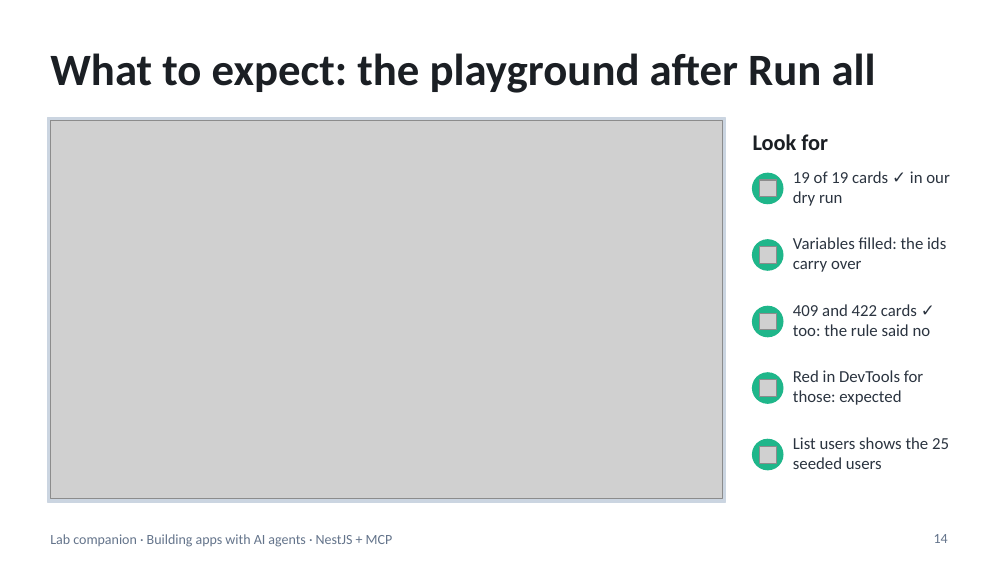
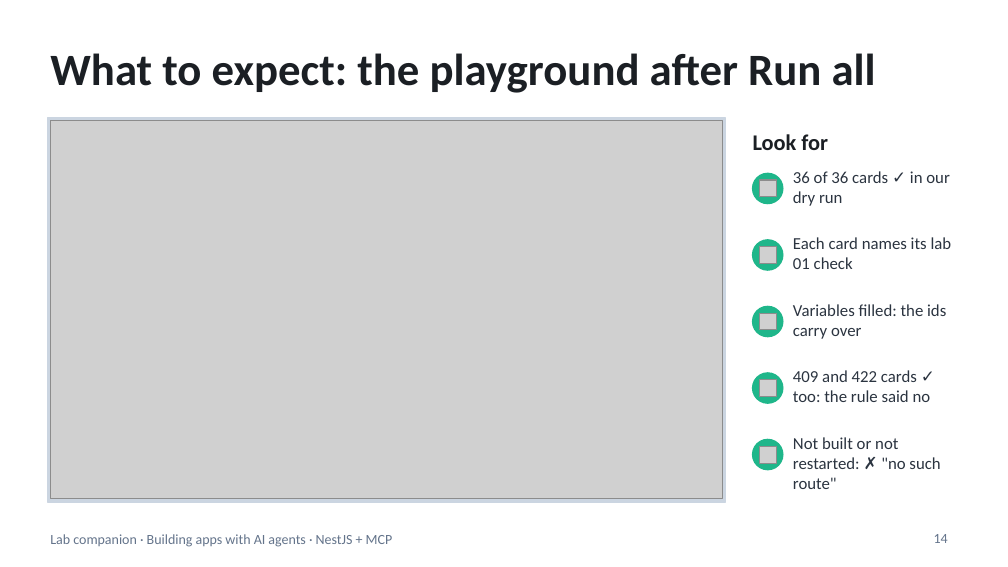
Before and after one commit to blazaga/ai-training-modules, a slide deck: slide 14 of docs/ai-agent-training/slides/lab-companion.pptx. Drawn at 1008x567 pixels with LibreOffice and Linux fonts; fonts in the diff are those of the drawing; grey boxes stand for pictures. Boxes give left, top, right and bottom in pixels: in the first picture for what was removed or moved away, otherwise in the second. Text is boxed around its words. In the diff, an @@ line names an element or a change of style, - is before the commit and + after.

```diff
--- a/docs/ai-agent-training/slides/lab-companion.pptx
+++ b/docs/ai-agent-training/slides/lab-companion.pptx
@@ text at (793, 171, 949, 206): text changed @@
-19 of 19 cards ✓ in our dry run
+36 of 36 cards ✓ in our dry run
@@ text added at (793, 237, 952, 269), 12 pt, text #2B3440 @@
+Each card names its lab 01 check
@@ text "Variables filled: the ids carry ...": place and size @@
-text "Variables filled: the ids carry ..." at (793, 237, 946, 272)
+text "Variables filled: the ids carry ..." at (793, 304, 946, 339)
@@ text "409 and 422 cards ✓ ...": place and size @@
-text "409 and 422 cards ✓ ..." at (793, 304, 931, 336)
+text "409 and 422 cards ✓ ..." at (793, 370, 931, 402)
@@ text removed at (793, 370, 923, 405) @@
-Red in DevTools for those: expected
@@ text at (793, 437, 940, 489): text changed @@
-List users shows the 25 seeded users
+Not built or not restarted: ✗ "no such route"
```
Also in this commit, not shown: 9 other slides changed, 28 other files.
